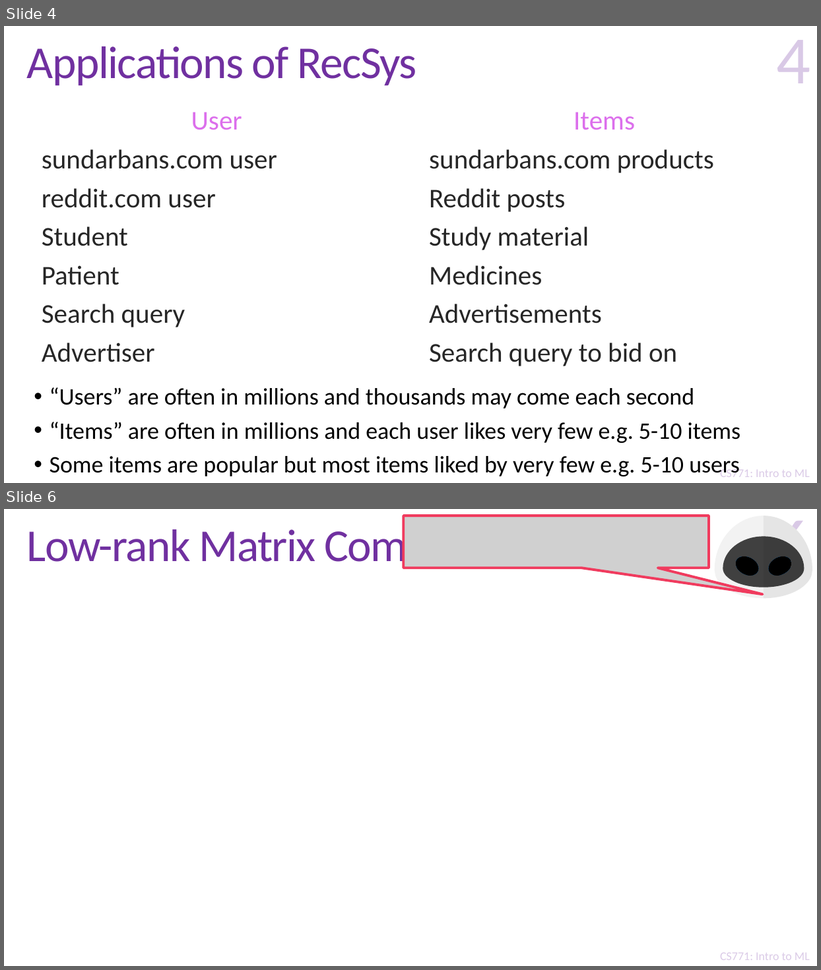
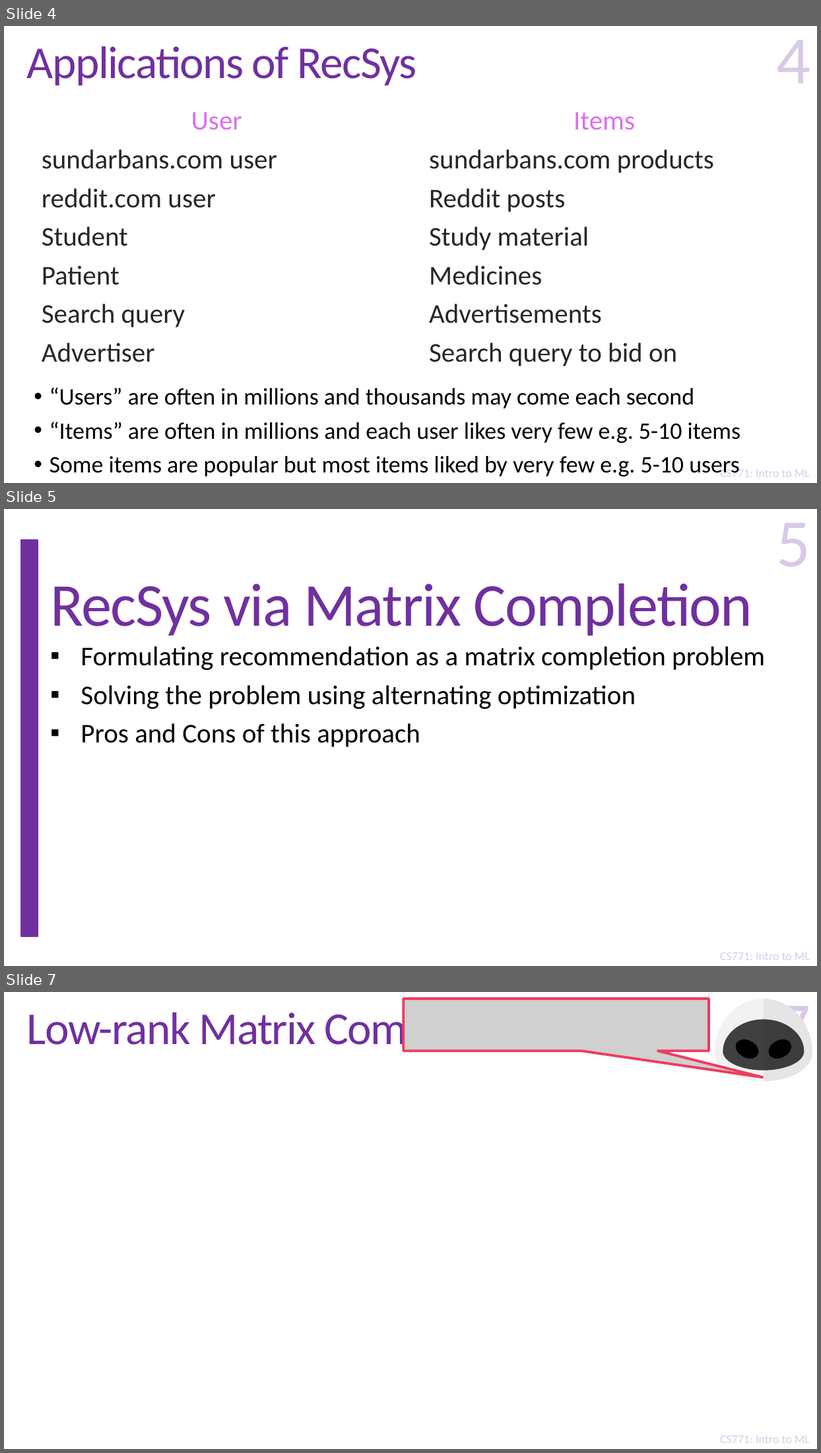
Before and after one commit to purushottamkar/ml19-20w, a slide deck: lecture_slides/23_Recommendation Systems.pptx. Shown one above the other, each under a label of ours: slides 4 and 6 before the commit, slides 4, 5 and 7 after it; the slides between them are not shown. The pictures are 821x970 and 821x1453 pixels, drawn with LibreOffice and Linux fonts; fonts in the diff are those of the drawing; grey boxes stand for pictures; background and template pictures are left out. Boxes give left, top, right and bottom in pixels: in the first picture for what was removed or moved away, otherwise in the second. Text is boxed around its words. In the diff, an @@ line names an element or a change of style, - is before the commit and + after.

Commit message:
lecture 23 slides updated

```diff
--- a/lecture_slides/23_Recommendation Systems.pptx
+++ b/lecture_slides/23_Recommendation Systems.pptx
@@ slide 5 added at [4,509,817,966], background #FFFFFF; not listed: 2 template elements that a slide beside it also shows @@
@@ page number added at [777,523,811,566], 80 pt, text #7030A0 at 25% opacity @@
+5
@@ rectangle added at [21,540,38,937], fill #7030A0, outline #7030A0 1 pt @@
@@ title added at [50,584,752,636], 72 pt, text #7030A0 @@
+RecSys via Matrix Completion
@@ text added at [81,646,765,747], 32 pt, text #000000 @@
+▪ Formulating recommendation as a matrix completion problem
+▪ Solving the problem using alternating optimization
+▪ Pros and Cons of this approach
@@ what was slide 6 is now slide 7 @@
@@ page number at [777,1021,811,1065]: text changed @@
-6
+7
```
Also in this commit, not shown: 3 slides changed, 2 other slides added.
